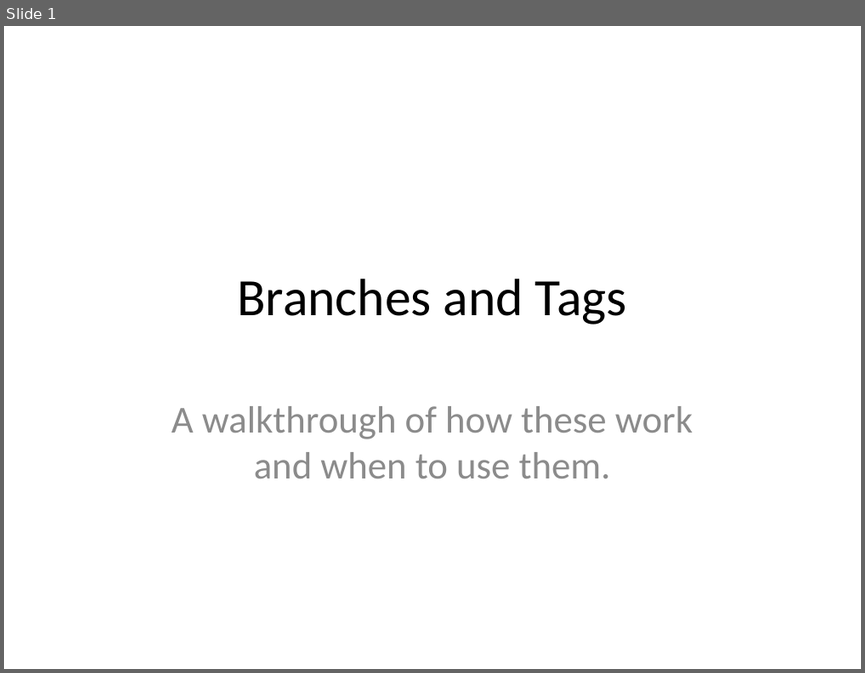
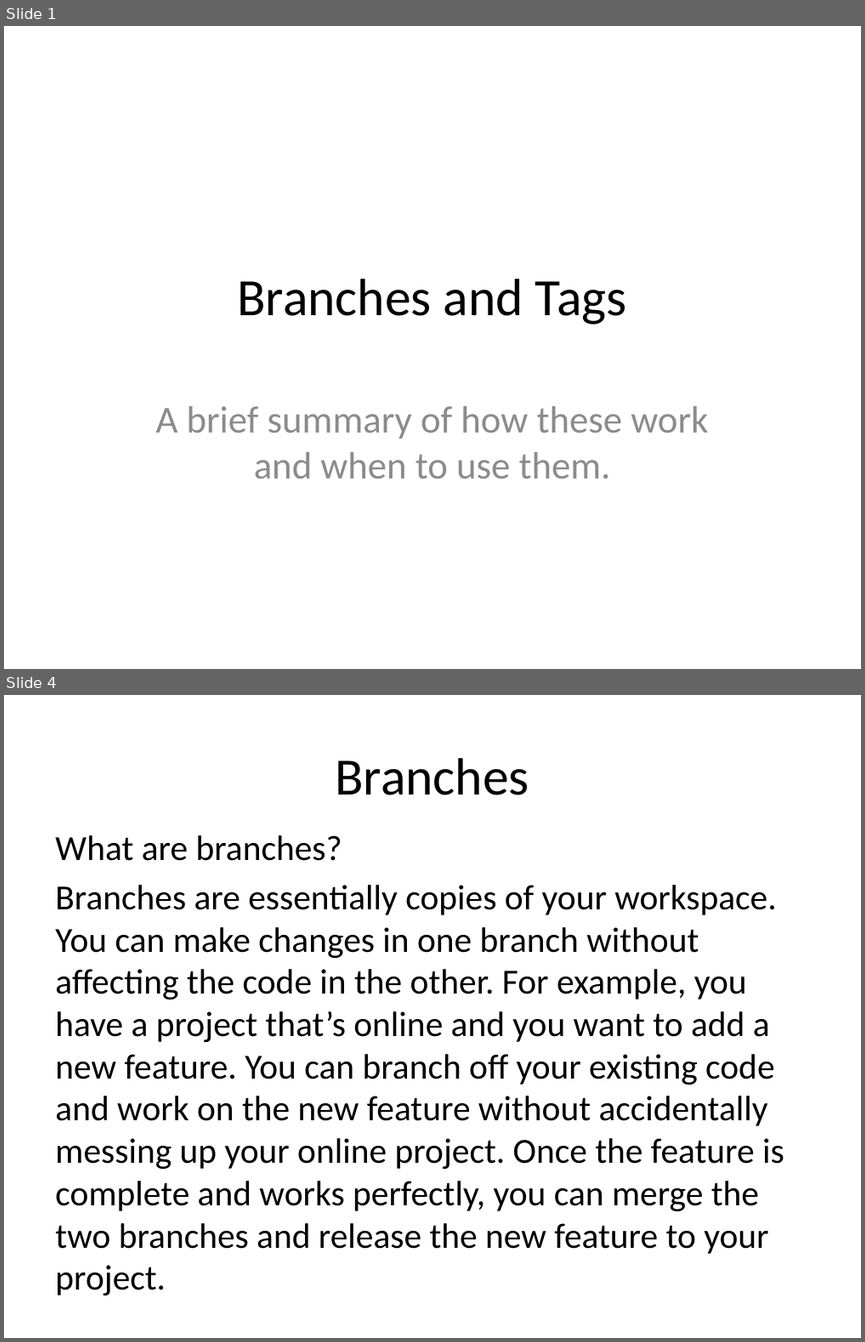
Before and after one commit to JaceTan/programming-notes, a slide deck: Branches and Tags.pptx. Shown one above the other, each under a label of ours: slide 1 before the commit, slides 1 and 4 after it; the slides between them are not shown. The pictures are 865x673 and 865x1342 pixels, drawn with LibreOffice and Linux fonts; fonts in the diff are those of the drawing. Boxes give left, top, right and bottom in pixels: in the first picture for what was removed or moved away, otherwise in the second. Text is boxed around its words. In the diff, an @@ line names an element or a change of style, - is before the commit and + after.

Commit message:
finished Tags section and half of the Branches section

```diff
--- a/Branches and Tags.pptx
+++ b/Branches and Tags.pptx
@@ slide 4 added at [4,695,861,1338], background #FFFFFF @@
@@ title added at [336,758,530,795], 44 pt, text #000000 @@
+Branches
@@ text added at [55,835,784,1295], 29.6 pt, text #000000 @@
+What are branches?
+Branches are essentially copies of your workspace. You can make changes in one branch without affecting the code in the other. For example, you have a project that’s online and you want to add a new feature. You can branch off your existing code and work on the new feature without accidentally messing up your online project. Once the feature is complete and works perfectly, you can merge the two branches and release the new feature to your project.
@@ slide 1 changed as well @@
@@ subtitle at [156,406,708,478]: text changed @@
-A walkthrough of how these work and when to use them.
+A brief summary of how these work and when to use them.
```
Also in this commit, not shown: 3 other slides added, 4 slides removed.
